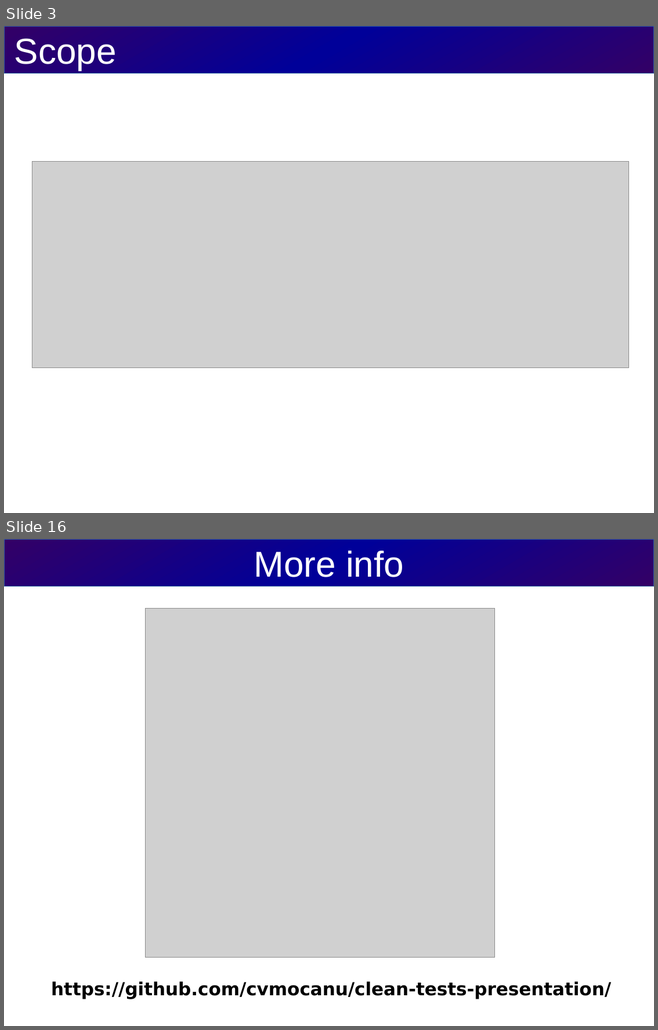
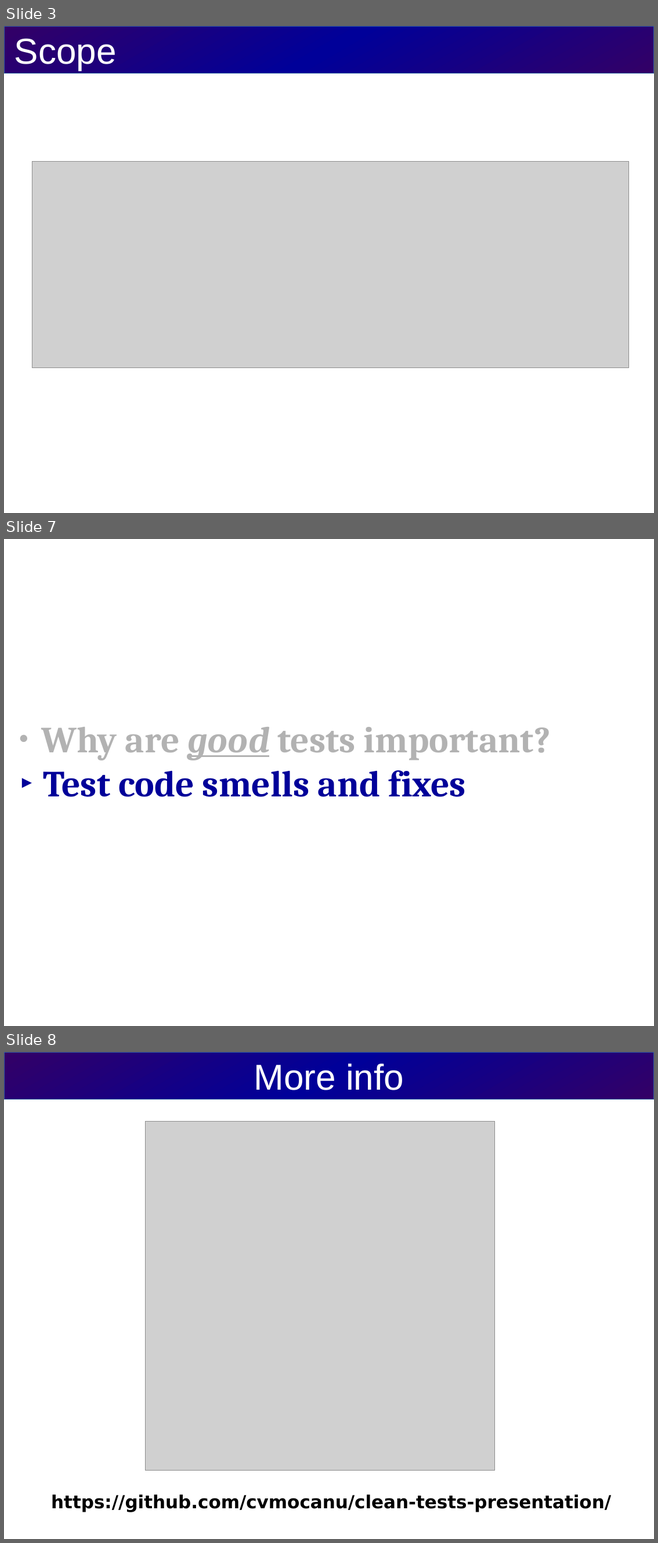
Before and after one commit to cvmocanu/clean-tests-presentation, a slide deck: src/presentation/clean-tests-presentation.odp. Shown one above the other, each under a label of ours: slides 3 and 16 before the commit, slides 3, 7 and 8 after it; the slides between them are not shown. The pictures are 658x1030 and 658x1543 pixels, drawn with LibreOffice and Linux fonts; fonts in the diff are those of the drawing; grey boxes stand for pictures. Boxes give left, top, right and bottom in pixels: in the first picture for what was removed or moved away, otherwise in the second. Text is boxed around its words. In the diff, an @@ line names an element or a change of style, - is before the commit and + after.

```diff
--- a/src/presentation/clean-tests-presentation.odp
+++ b/src/presentation/clean-tests-presentation.odp
@@ slide 7 added at (x1=4, y1=539, x2=654, y2=1026), background #FFFFFF @@
@@ subtitle added at (x1=42, y1=727, x2=550, y2=797), 45 pt, text #B2B2B2, bold @@
+● Why are good tests important?
+► Test code smells and fixes
@@ what was slide 16 is now slide 8 @@
```
Also in this commit, not shown: 4 slides changed, 9 slides removed, 1 other file.
